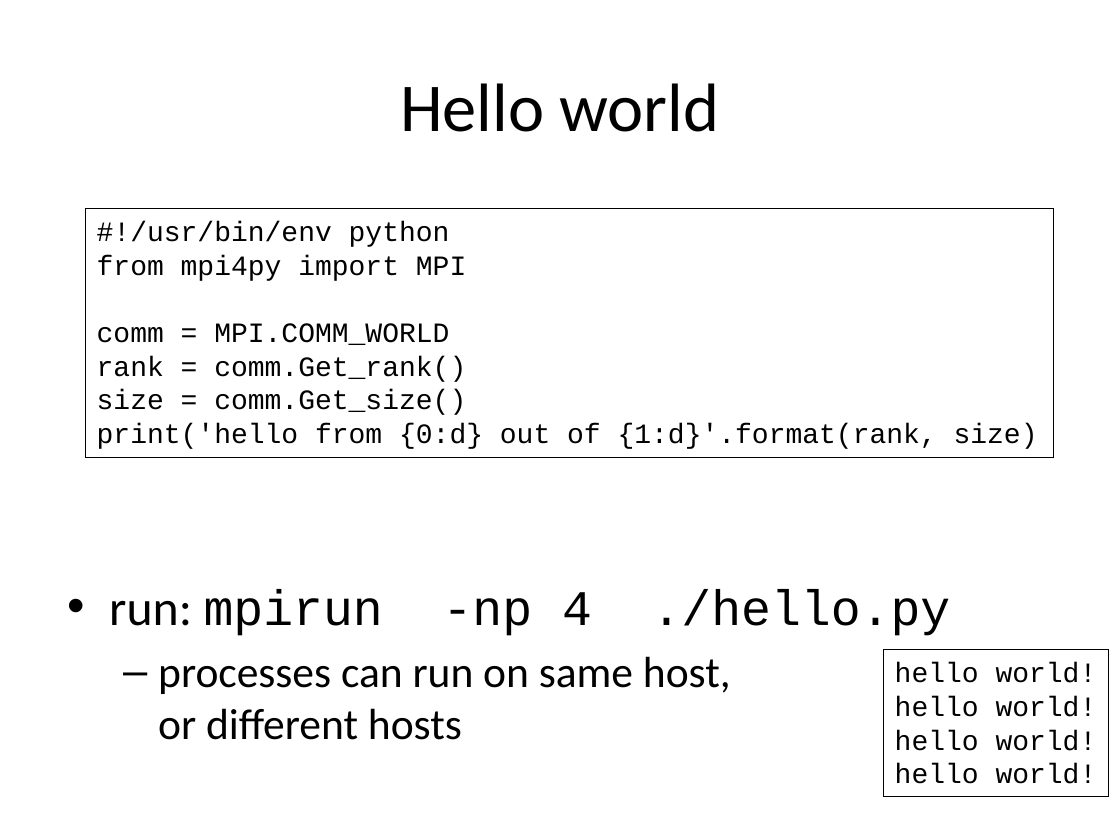
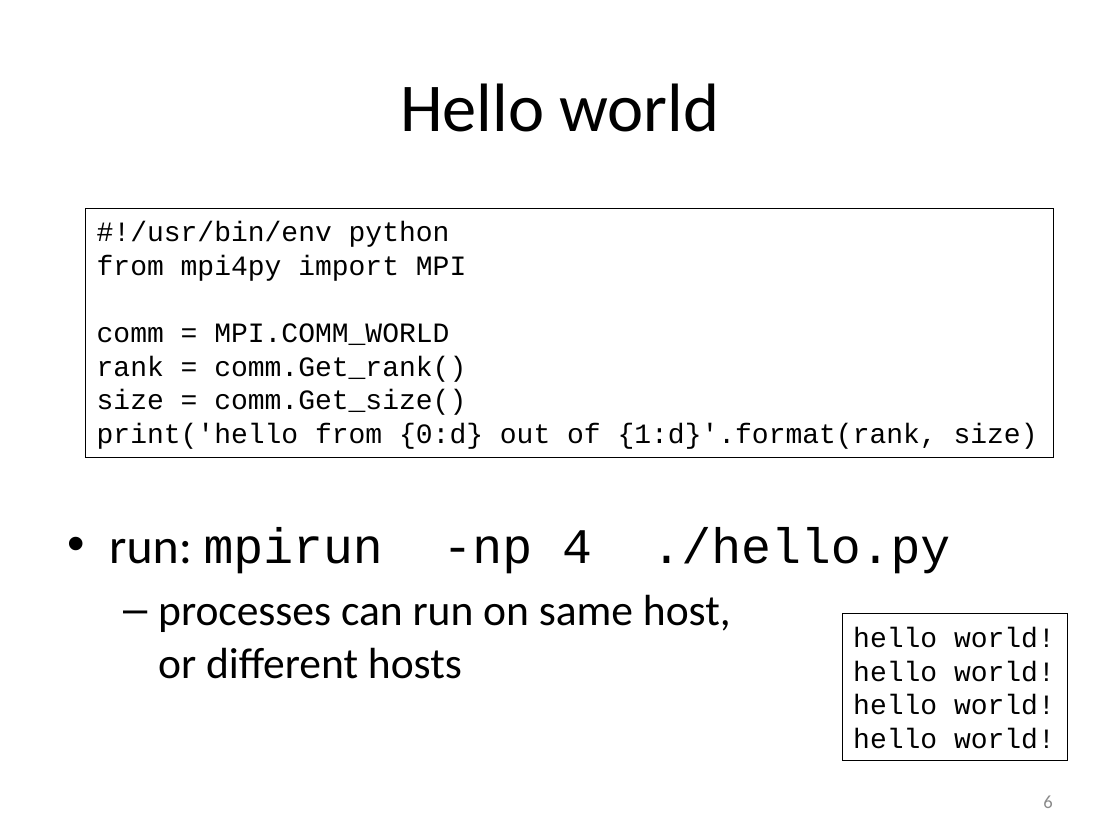
Before and after one commit to gjbex/training-material, a slide deck: slide 6 of Python/Mpi4py/mpi4py.pptx. Drawn at 1120x840 pixels with LibreOffice and Linux fonts; fonts in the diff are those of the drawing. Boxes give left, top, right and bottom in pixels: in the first picture for what was removed or moved away, otherwise in the second. Text is boxed around its words. In the diff, an @@ line names an element or a change of style, - is before the commit and + after.

```diff
--- a/Python/Mpi4py/mpi4py.pptx
+++ b/Python/Mpi4py/mpi4py.pptx
@@ text "run: mpirun -np 4 ./hello.py" moved from (x1=109, y1=589, x2=951, y2=740) to (x1=109, y1=527, x2=951, y2=679) @@
@@ rectangle "hello world!" moved from (x1=884, y1=650, x2=1109, y2=796) to (x1=842, y1=614, x2=1067, y2=760) @@
@@ page number added at (x1=1043, y1=795, x2=1052, y2=808), 12 pt, text #8C8C8C @@
+6
```
Also in this commit, not shown: 27 other slides changed, 1 slide added.
